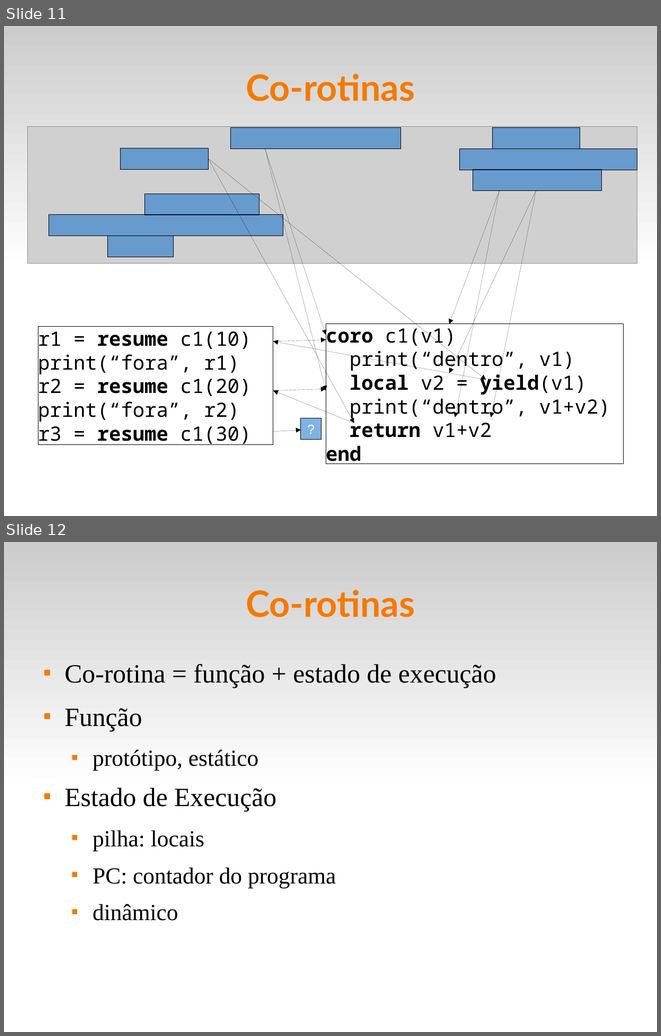
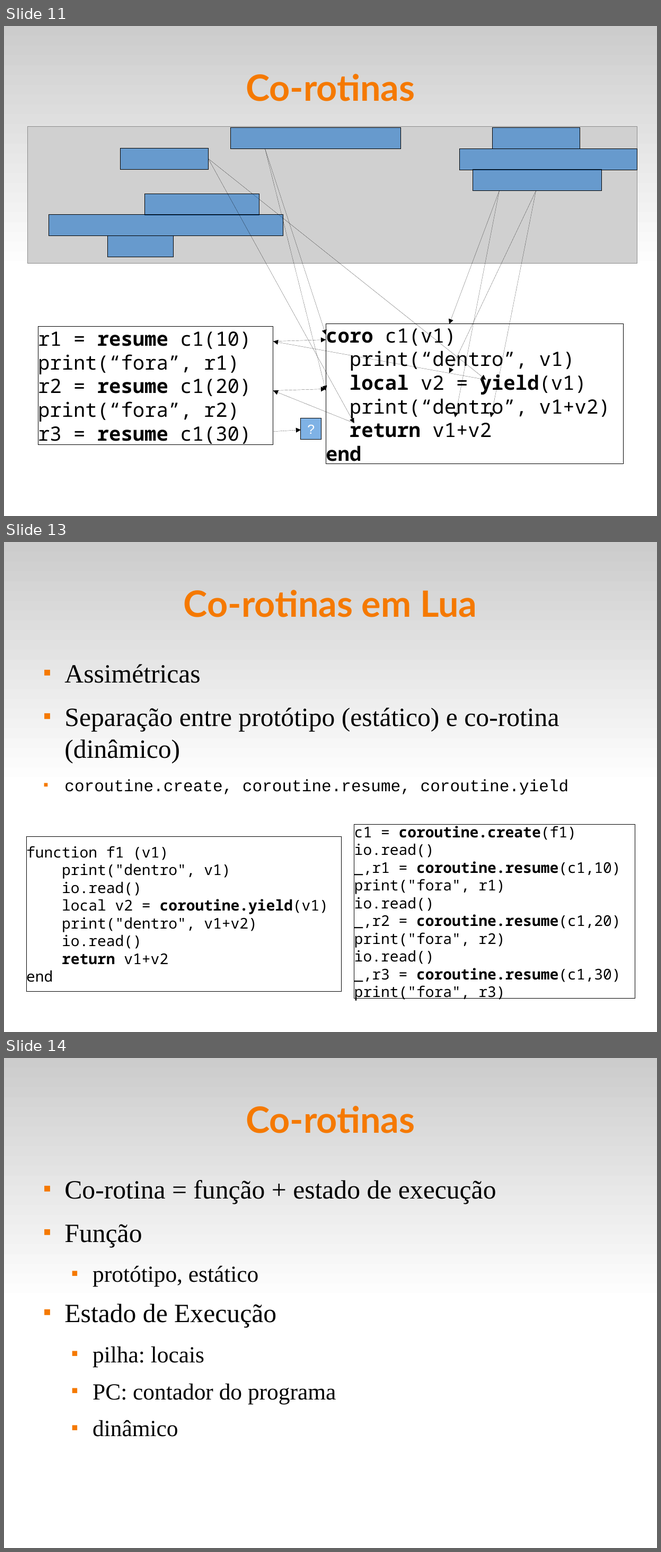
Before and after one commit to fsantanna-uerj/EDL, a slide deck: slides/edl-08-closures-coroutines.odp. Shown one above the other, each under a label of ours: slides 11 and 12 before the commit, slides 11, 13 and 14 after it; the slides between them are not shown. The pictures are 661x1036 and 661x1552 pixels, drawn with LibreOffice and Linux fonts; fonts in the diff are those of the drawing; grey boxes stand for pictures. Boxes give left, top, right and bottom in pixels: in the first picture for what was removed or moved away, otherwise in the second. Text is boxed around its words. In the diff, an @@ line names an element or a change of style, - is before the commit and + after.

```diff
--- a/slides/edl-08-closures-coroutines.odp
+++ b/slides/edl-08-closures-coroutines.odp
@@ slide 13 added at [4,542,657,1032], background #FFFFFF; not listed: 1 template element that a slide beside it also shows @@
@@ title added at [184,590,477,617], 44 pt, text #F57900, bold @@
+Co-rotinas em Lua
@@ text added at [64,664,569,795], 32 pt, text #000000 @@
+■ Assimétricas
+■ Separação entre protótipo (estático) e co-rotina (dinâmico)
+■ coroutine.create, coroutine.resume, coroutine.yield
@@ rectangle added at [354,824,635,999], fill #FFFFFF, outline #000000 0 pt, 18 pt, text #000000 @@
+c1 = coroutine.create(f1)
+io.read()
+_,r1 = coroutine.resume(c1,10)
+print("fora", r1)
+io.read()
+_,r2 = coroutine.resume(c1,20)
+print("fora", r2)
+io.read()
+_,r3 = coroutine.resume(c1,30)
+print("fora", r3)
@@ rectangle added at [26,837,342,991], fill #FFFFFF, outline #000000 0 pt, 18 pt, text #000000 @@
+function f1 (v1)
+print("dentro", v1)
+io.read()
+local v2 = coroutine.yield(v1)
+print("dentro", v1+v2)
+io.read()
+return v1+v2
+end
@@ what was slide 12 is now slide 14 @@
```
Also in this commit, not shown: 5 other slides added, 9 other files.
